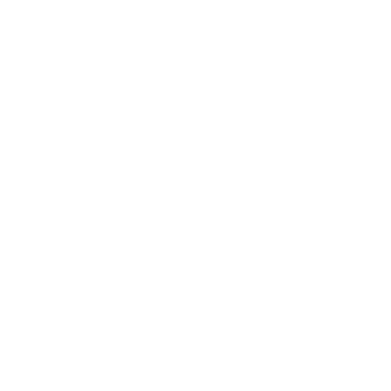
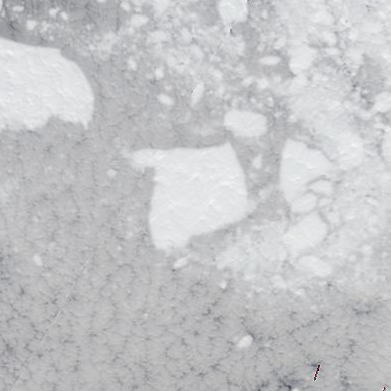
Two versions of the same layered image (w=391, h=391). Layer-by-layer changes:
added layer "256_greenland_sea_100km_20060616.terra.truecolor.250m" above "landfast ice" over [0, 0, 391, 391]
